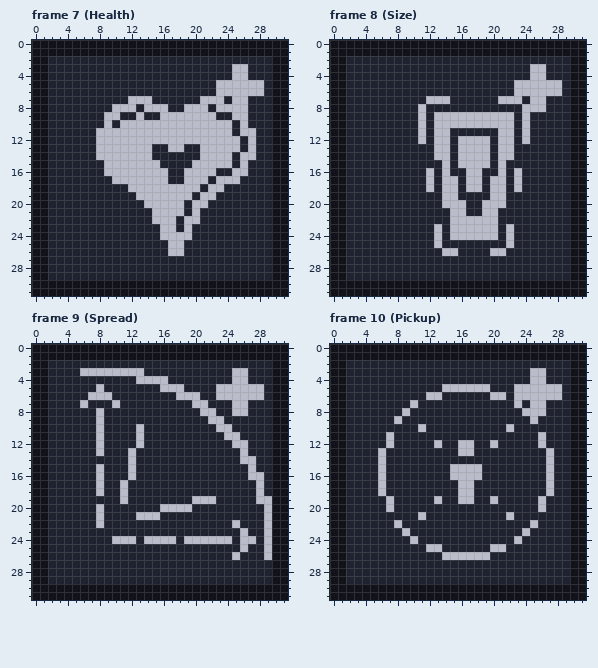
Two versions of one pixel-art file, Assets/Project/Game/Runtime/Art/Aseprite Files/32x32.aseprite. Above is the file before it was changed.
32x32 pixels, 14 frames. Shown: frame 7 (Health), frame 8 (Size), frame 9 (Spread), frame 10 (Pickup). The commit also changed other frames, which this record leaves out.
The result:
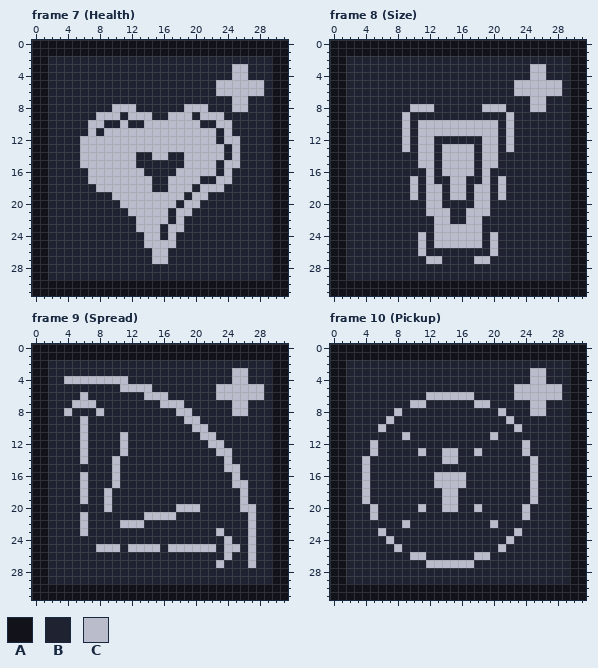
Palette (. is transparent): A #11121a  B #1f2230  C #babccb
What changed:
Frame 7 (Health), layer "Layer 2":
y 7: x 12..14 CCC -> BBB; x 21..23 CCC -> BBB
y 8: x 14..16 CCC -> BBB; x 23..24 CC -> BB
y 9: x 8 B -> C; x 12 B -> C; x 14 B -> C; x 16 C -> B; x 20 C -> B; x 23 B -> C; x 25..26 CC -> BB
y 10: x 7..9 BBC -> CCB; x 12..13 CC -> BB; x 21..22 CC -> BB; x 26 C -> B
y 11: x 7..8 BC -> CB; x 23 C -> B; x 26..27 CC -> BB
y 12: x 6..7 BB -> CC; x 23 C -> B; x 27 C -> B
y 13: x 6..7 BB -> CC; x 15..16 BB -> CC; x 19..20 BB -> CC; x 24 C -> B; x 27 C -> B
y 14: x 6..7 BB -> CC; x 13..16 CCBB -> BBCC; x 19..20 BB -> CC; x 24..27 CBCC -> BCBB
y 15: x 6..8 BBB -> CCC; x 13..15 CCC -> BBB; x 19 B -> C; x 23 C -> B; x 25..26 BC -> CB
y 16: x 7..8 BB -> CC; x 14..16 CCC -> BBB; x 18 B -> C; x 24..26 BCC -> CBB
y 17: x 7..9 BBB -> CCC; x 15..18 CCBB -> BBCC; x 21 C -> B; x 25 C -> B
y 18: x 8..11 BBBB -> CCCC; x 15..16 CC -> BB; x 20..21 CB -> BC
y 19: x 10..12 BBB -> CCC; x 19..20 CB -> BC; x 22 C -> B
y 20: x 11..13 BBB -> CCC; x 18..19 CB -> BC; x 21 C -> B
y 21: x 12..14 BBB -> CCC; x 17 C -> B; x 19..20 BC -> CB
y 22: x 13..14 BB -> CC; x 17..20 CBCC -> BCBB
y 23: x 13..16 BBBC -> CCCB; x 18..19 BC -> CB
y 24: x 14..16 BBC -> CCB; x 18..19 CC -> BB
y 25: x 14..16 BBB -> CCC; x 18 C -> B
y 26: x 15..18 BBCC -> CCBB
y 27: x 15..16 BB -> CC
Frame 8 (Size), layer "Layer 2":
y 7: x 12..14 CCC -> BBB; x 21..23 CCC -> BBB
y 8: x 10 B -> C; x 12 B -> C; x 19..21 BBB -> CCC; x 24 C -> B
y 9: x 9 B -> C; x 11 C -> B; x 13..21 CCCCCCCCC -> BBBBBBBBB; x 24 C -> B
y 10: x 9 B -> C; x 12 B -> C; x 21 C -> B; x 24 C -> B
y 11: x 9 B -> C; x 12 B -> C; x 15..21 BBBBBBC -> CCCCCCB; x 24 C -> B
y 12: x 9 B -> C; x 12..14 BCC -> CBB; x 16..18 CCC -> BBB; x 20..21 BC -> CB; x 24 C -> B
y 13: x 9 B -> C; x 11..13 BBC -> CCB; x 15 B -> C; x 18 C -> B; x 20..21 BC -> CB
y 14: x 11..13 BBC -> CCB; x 15 B -> C; x 18 C -> B; x 20..22 BCC -> CBB
y 15: x 11..12 BB -> CC; x 15 B -> C; x 18 C -> B; x 20..21 BC -> CB
y 16: x 15..16 BB -> CC; x 18..19 CB -> BC; x 21 C -> B; x 23 C -> B
y 17: x 10 B -> C; x 14 C -> B; x 16..20 BCCBC -> CBBCB; x 23 C -> B
y 18: x 10 B -> C; x 13..14 BC -> CB; x 16..17 BC -> CB; x 19..20 BC -> CB; x 23 C -> B
y 19: x 10 B -> C; x 12..14 BBC -> CCB; x 16 B -> C; x 18..20 BBC -> CCB
y 20: x 12..16 BBCCC -> CCBBB; x 18 B -> C; x 20..21 CC -> BB
y 21: x 12..18 BBBCCBB -> CCCBBCC; x 20 C -> B
y 22: x 13..16 BBCC -> CCBB; x 19..20 CC -> BB
y 23: x 14 B -> C; x 19..20 CC -> BB; x 22 C -> B
y 24: x 11 B -> C; x 14 B -> C; x 19 C -> B; x 22 C -> B
y 25: x 11 B -> C; x 14..18 BBBBB -> CCCCC; x 20 B -> C; x 22 C -> B
y 26: x 11 B -> C; x 14..15 CC -> BB; x 21 C -> B
y 27: x 12..13 BB -> CC; x 18..19 BB -> CC
Frame 9 (Spread), layer "Layer 2":
y 3: x 6..13 CCCCCCCC -> BBBBBBBB
y 4: x 4..11 BBBBBBBB -> CCCCCCCC; x 13..16 CCCC -> BBBB
y 5: x 8 C -> B; x 11..14 BBBB -> CCCC; x 16..18 CCC -> BBB
y 6: x 6..9 BCCC -> CBBB; x 14..16 BBB -> CCC; x 18..20 CCC -> BBB
y 7: x 5 B -> C; x 7 B -> C; x 10 C -> B; x 16..18 BBB -> CCC; x 20..21 CC -> BB
y 8: x 4 B -> C; x 18..19 BB -> CC; x 21..22 CC -> BB
y 9: x 6 B -> C; x 8 C -> B; x 19..20 BB -> CC; x 22..23 CC -> BB
y 10: x 6 B -> C; x 8 C -> B; x 13 C -> B; x 20..21 BB -> CC; x 23..24 CC -> BB
y 11: x 6 B -> C; x 8 C -> B; x 11 B -> C; x 13 C -> B; x 21..22 BB -> CC; x 24..25 CC -> BB
y 12: x 6 B -> C; x 8 C -> B; x 11 B -> C; x 13 C -> B; x 22..23 BB -> CC; x 25..26 CC -> BB
y 13: x 6 B -> C; x 8 C -> B; x 11..12 BC -> CB; x 23..24 BB -> CC; x 26 C -> B
y 14: x 6 B -> C; x 10 B -> C; x 12 C -> B; x 24 B -> C; x 26..27 CC -> BB
y 15: x 8 C -> B; x 10 B -> C; x 12 C -> B; x 24..25 BB -> CC; x 27 C -> B
y 16: x 6 B -> C; x 8 C -> B; x 10 B -> C; x 12 C -> B; x 25 B -> C; x 27..28 CC -> BB
y 17: x 6 B -> C; x 8 C -> B; x 10..11 BC -> CB; x 25..26 BB -> CC; x 28 C -> B
y 18: x 6 B -> C; x 8..9 CB -> BC; x 11 C -> B; x 26 B -> C; x 28 C -> B
y 19: x 6 B -> C; x 9 B -> C; x 11 C -> B; x 20..22 CCC -> BBB; x 26 B -> C; x 28..29 CC -> BB
y 20: x 8..9 CB -> BC; x 16..17 CC -> BB; x 20 B -> C; x 26..27 BB -> CC; x 29 C -> B
y 21: x 6 B -> C; x 8 C -> B; x 13 C -> B; x 16..17 BB -> CC; x 27 B -> C; x 29 C -> B
y 22: x 6 B -> C; x 8 C -> B; x 11..13 BBB -> CCC; x 25 C -> B; x 27 B -> C; x 29 C -> B
y 23: x 6 B -> C; x 23 B -> C; x 26..27 CB -> BC; x 29 C -> B
y 24: x 10..12 CCC -> BBB; x 14..17 CCCC -> BBBB; x 19..23 CCCCC -> BBBBB; x 26 C -> B; x 29 C -> B
y 25: x 8..10 BBB -> CCC; x 12..15 BBBB -> CCCC; x 17..22 BBBBBB -> CCCCCC; x 24..27 BBCB -> CCBC; x 29 C -> B
y 26: x 24..25 BC -> CB; x 27 B -> C; x 29 C -> B
y 27: x 23 B -> C; x 27 B -> C
Frame 10 (Pickup), layer "Layer 2":
y 5: x 14..19 CCCCCC -> BBBBBB
y 6: x 14..17 BBBB -> CCCC; x 20..21 CC -> BB
y 7: x 11 B -> C; x 18..19 BB -> CC; x 23 C -> B
y 8: x 8..9 BC -> CB; x 21 B -> C; x 24 C -> B
y 9: x 7..8 BC -> CB; x 22 B -> C; x 25 C -> B
y 10: x 6 B -> C; x 11 C -> B; x 22..23 CB -> BC
y 11: x 7 C -> B; x 9 B -> C; x 20 B -> C; x 26 C -> B
y 12: x 5 B -> C; x 7 C -> B; x 13 C -> B; x 16..17 CC -> BB; x 20 C -> B; x 24 B -> C; x 26 C -> B
y 13: x 5..6 BC -> CB; x 11 B -> C; x 14..18 BBCCB -> CCBBC; x 24 B -> C; x 27 C -> B
y 14: x 4 B -> C; x 6 C -> B; x 14..15 BB -> CC; x 25 B -> C; x 27 C -> B
y 15: x 4 B -> C; x 6 C -> B; x 15..18 CCCC -> BBBB; x 25 B -> C; x 27 C -> B
y 16: x 4 B -> C; x 6 C -> B; x 13..14 BB -> CC; x 17..18 CC -> BB; x 25 B -> C; x 27 C -> B
y 17: x 4 B -> C; x 6 C -> B; x 13..15 BBB -> CCC; x 17 C -> B; x 25 B -> C; x 27 C -> B
y 18: x 4 B -> C; x 6 C -> B; x 14..17 BBCC -> CCBB; x 25 B -> C; x 27 C -> B
y 19: x 4 B -> C; x 7 C -> B; x 13..17 CBBCC -> BCCBB; x 20 C -> B; x 25..26 BC -> CB
y 20: x 5 B -> C; x 7 C -> B; x 11 B -> C; x 14..15 BB -> CC; x 18 B -> C; x 24 B -> C; x 26 C -> B
y 21: x 5 B -> C; x 11 C -> B; x 22 C -> B; x 24 B -> C
y 22: x 8..9 CB -> BC; x 20 B -> C; x 25 C -> B
y 23: x 6 B -> C; x 9 C -> B; x 23..24 BC -> CB
y 24: x 7 B -> C; x 10 C -> B; x 22..23 BC -> CB
y 25: x 8 B -> C; x 12..13 CC -> BB; x 20 C -> B
y 26: x 10..11 BB -> CC; x 14..17 CCCC -> BBBB
y 27: x 12..17 BBBBBB -> CCCCCC
Pixel boxes of the changes (left, top, right, bottom) in both pictures:
changed: (80, 96, 256, 264)
changed: (402, 96, 530, 264)
changed: (64, 368, 272, 568)
changed: (362, 384, 554, 568)
